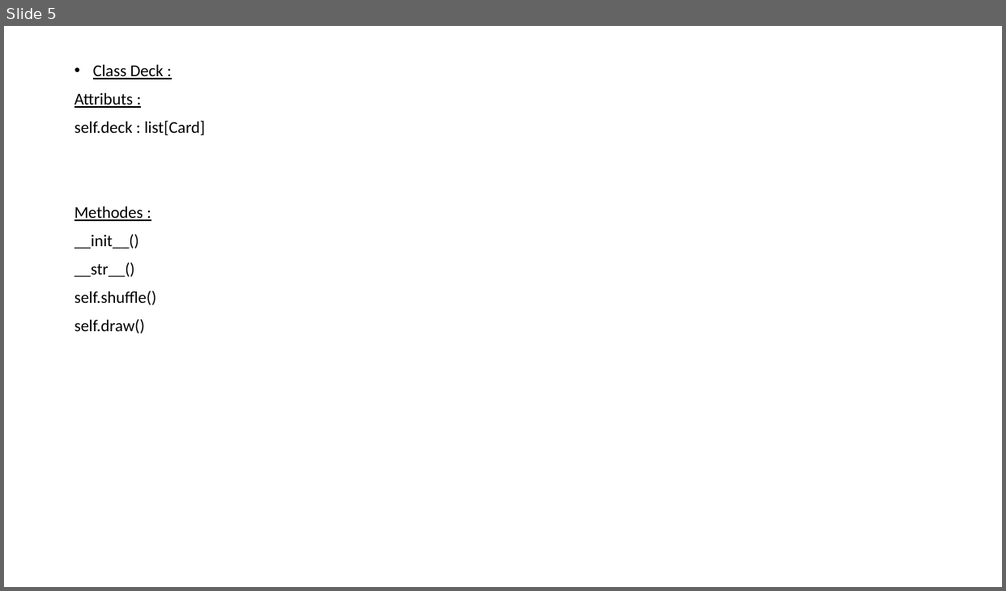
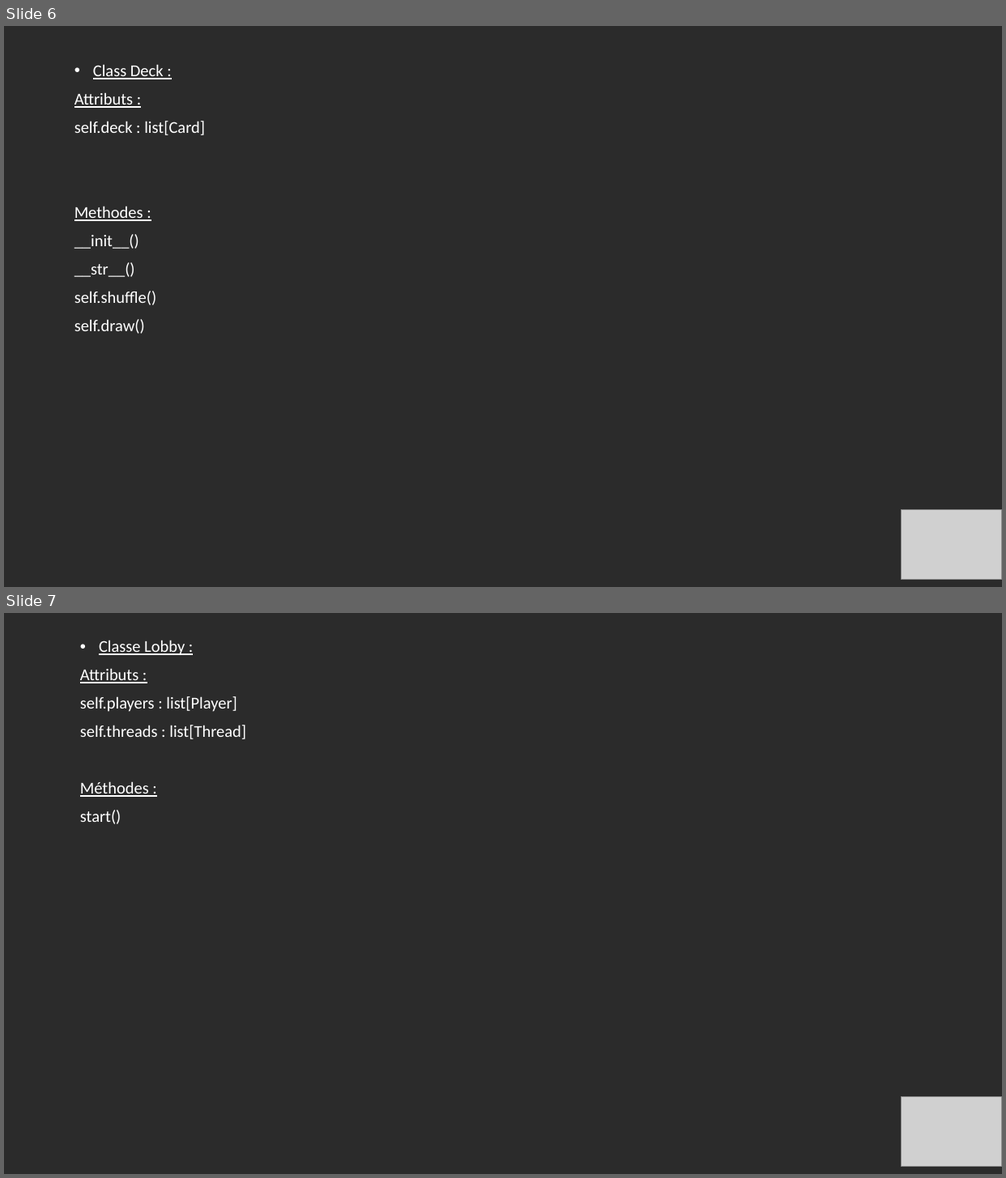
Before and after one commit to TooFuW/ProjetPoker, a slide deck: caractéristiques_techniques.pptx. Shown one above the other, each under a label of ours: slide 5 before the commit, slides 6 and 7 after it. The pictures are 1006x591 and 1006x1178 pixels, drawn with LibreOffice and Linux fonts; fonts in the diff are those of the drawing; grey boxes stand for pictures; background and template pictures are left out; a plain dark background stands for a picture behind light text. Boxes give left, top, right and bottom in pixels: in the first picture for what was removed or moved away, otherwise in the second. Text is boxed around its words. In the diff, an @@ line names an element or a change of style, - is before the commit and + after.

```diff
--- a/caractéristiques_techniques.pptx
+++ b/caractéristiques_techniques.pptx
@@ slide 7 added at [4,613,1002,1174], background picture (left out) @@
@@ text added at [80,640,246,824], 16 pt, text #FFFFFF @@
+• Classe Lobby :
+Attributs :
+self.players : list[Player]
+self.threads : list[Thread]
+Méthodes :
+start()
@@ picture added at [901,1097,1002,1166] @@
@@ what was slide 5 is now slide 6 @@
@@ slide 6 changed as well @@
@@ background #FFFFFF to picture (left out) @@
@@ text "Class Deck :" at [74,64,205,334]: text colour #000000 to #FFFFFF @@
@@ picture added at [901,510,1002,579] @@
```
Also in this commit, not shown: 6 other slides changed, 4 other slides added.
